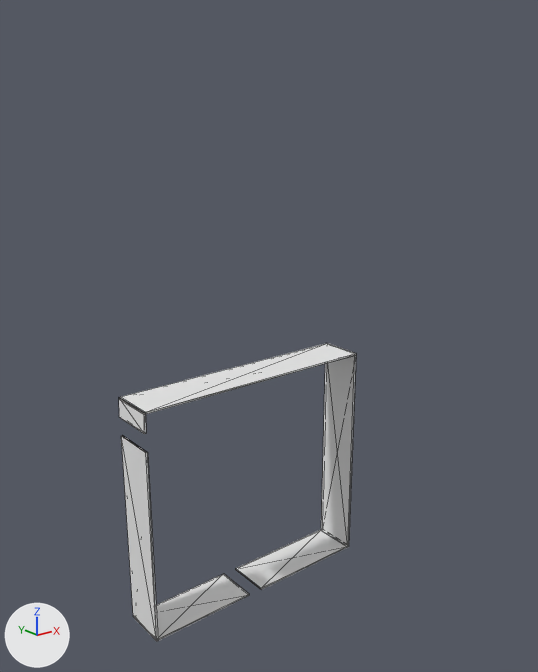
An edit to the OBJ model mini_r1_v1_description/worlds/models/multi_floor_college_floor_0/meshes/wall_1.obj, drawn before and after from the same camera.
Before and after are seen from a camera (50 mm lens) standing at (-15.7, -31.7, 27.0) and looking at (9.1, -0.6, 14.6). Lighting does not change. The marker at lower left points along +X, +Y and +Z. The picture after the commit comes second. Mesh edges are drawn as thin lines. Where no turn or scale is listed for an object, it has been applied to the vertices. Vertices at exactly the same position are counted once.

Names of what the first picture shows: 'walls'.
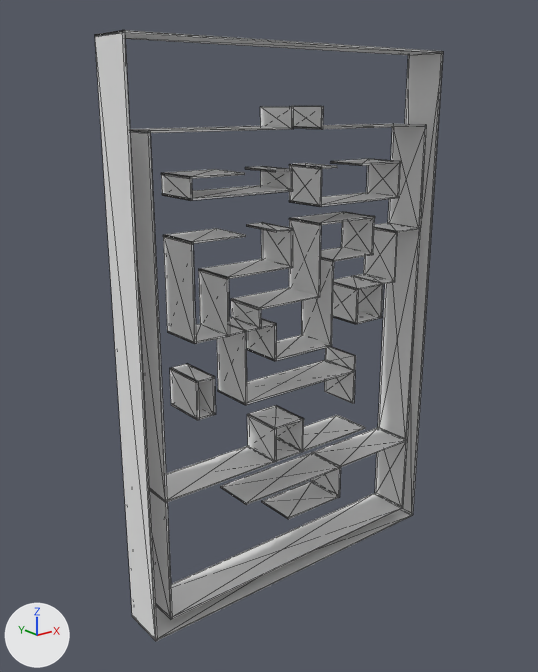
The edits, one by one:
me_walls is used by ob_walls; location (0.0, 0.0, 0.0).
me_walls had 46 vertices, 60 faces and spanned x 0.0..14.15, y -2.5..0.0, z 0.0..13.02.
me_walls now has 470 vertices, 680 faces and spans x 0.0..20.26, y -2.5..0.0, z 0.0..29.83.
me_walls part 1: the loose piece of 8 vertices spanning x 0.04..14.15, y -2.5..0.0, z 12.91..13.02 is scaled about its middle by (-0.0778, 1, -0.989), then moved by (9.55, 0.0, 3.92).
me_walls part 2: the loose piece of 8 vertices spanning x 0.05..6.15, y -2.5..0.0, z 0.02..0.14 is scaled about its middle by (-0.355, 1, -0.973), then moved by (12.01, 0.0, 16.81).
me_walls part 3: the loose piece of 8 vertices spanning x 0.03..0.16, y -2.5..0.0, z 0.02..10.94 is scaled about its middle by (-0.962, 1, -0.191), then moved by (7.98, 0.0, 3.45).
me_walls part 4: the loose piece of 8 vertices spanning x 0.05..6.15, y -2.5..0.0, z 0.02..0.14 is copied, and the copy is scaled about its middle by (-0.845, 1, -0.985), then moved by (9.52, 0.0, 7.86); it spans x 10.04..15.2, y -2.5..0.0, z 7.88..7.99.
me_walls part 5: the loose piece of 8 vertices spanning x 0.05..6.15, y -2.5..0.0, z 0.02..0.14 is copied, and the copy is moved by (13.02, 0.0, 5.89); it spans x 13.07..19.17, y -2.5..0.0, z 5.91..6.02.
me_walls part 6: the loose piece of 8 vertices spanning x 0.04..14.15, y -2.5..0.0, z 12.91..13.02 is copied, and the copy is scaled about its middle by (0.149, 1, 1.01), then moved by (-3.06, 0.0, 2.93); it spans x 2.98..5.08, y -2.5..0.0, z 15.83..15.95.
me_walls part 7: the loose piece of 8 vertices spanning x 0.05..6.15, y -2.5..0.0, z 0.02..0.14 is copied, and the copy is scaled about its middle by (0.187, 1, 0.987), then moved by (2.45, 0.0, 15.81); it spans x 4.98..6.12, y -2.5..0.0, z 15.83..15.94.
me_walls part 8: the loose piece of 8 vertices spanning x 0.04..14.15, y -2.5..0.0, z 12.91..13.02 is copied, and the copy is turned 90 degrees about the y axis through its middle and scaled by 0.991, then moved by (12.03, 0.0, -0.06); it spans x 19.07..19.19, y -2.5..0.0, z 5.92..19.89.
me_walls part 9: the loose piece of 8 vertices spanning x 0.05..6.15, y -2.5..0.0, z 0.02..0.14 is copied, and the copy is scaled about its middle by (0.184, 1, 0.978), then moved by (4.45, 0.0, 15.82); it spans x 6.99..8.11, y -2.5..0.0, z 15.84..15.95.
me_walls part 10: 14 vertices removed from x 7.03..14.15, y -2.5..0.0, z 0.0..13.01; 398 vertices added at x 0.0..20.26, y -2.5..0.0, z 0.0..29.83.
Other edits to the shape of me_walls do not show in these pictures.

Boxes (x1, y1, x2, y2) around the edits, measured in the pictures (538 x 672 px; the box of a moved part takes in the faces that stretch with it):
'walls', reshaped (47% wider, 104% taller): before (119, 343, 356, 642); after (95, 30, 443, 641)
part 1 of me_walls, moved or reshaped: before (119, 343, 356, 414); after (353, 274, 394, 285)
part 2 of me_walls, moved or reshaped: before (136, 574, 249, 641); after (334, 276, 383, 290)
part 3 of me_walls, moved or reshaped: before (121, 435, 158, 642); after (247, 414, 276, 462)
part 4 of me_walls, added: after (302, 415, 365, 452)
part 5 of me_walls, added: after (314, 428, 407, 468)
part 6 of me_walls, added: after (167, 324, 230, 344)
part 7 of me_walls, added: after (229, 324, 246, 336)
part 8 of me_walls, added: after (378, 229, 420, 440)
part 9 of me_walls, added: after (260, 318, 276, 329)
part 10 of me_walls, built on: before (236, 355, 356, 590); after (95, 30, 443, 641)
